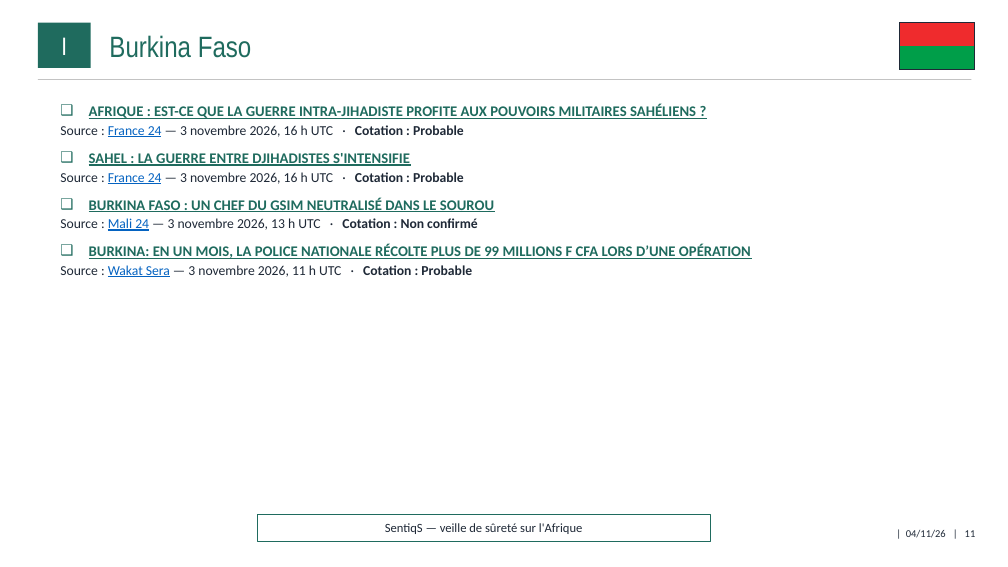
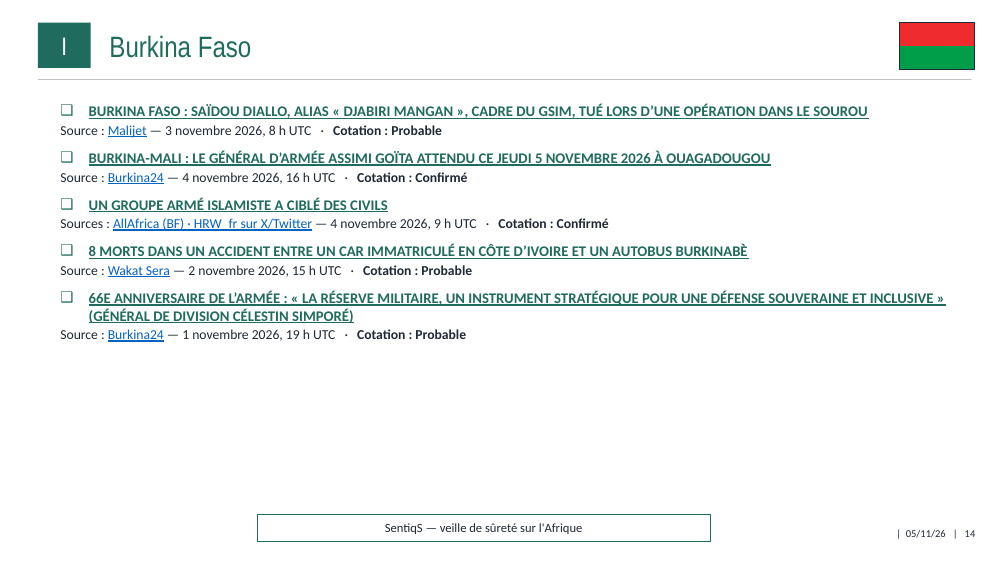
Before and after one commit to ytl1-ops/SentiqS, a slide deck: slide 14 of web/rapports/mensuel/2026-11.pptx (slide 11 before the commit). Drawn at 1008x567 pixels with LibreOffice and Linux fonts; fonts in the diff are those of the drawing. Boxes give left, top, right and bottom in pixels: in the first picture for what was removed or moved away, otherwise in the second. Text is boxed around its words. In the diff, an @@ line names an element or a change of style, - is before the commit and + after.

```diff
--- a/web/rapports/mensuel/2026-11.pptx
+++ b/web/rapports/mensuel/2026-11.pptx
@@ text at <box>60,104,934,342</box>: text changed @@
-❑ AFRIQUE : EST-CE QUE LA GUERRE INTRA-JIHADISTE PROFITE AUX POUVOIRS MILITAIRES SAHÉLIENS ?
-  ▪ Source : France 24 — 3 novembre 2026, 16 h UTC · Cotation : Probable
-❑ SAHEL : LA GUERRE ENTRE DJIHADISTES S'INTENSIFIE
-  ▪ Source : France 24 — 3 novembre 2026, 16 h UTC · Cotation : Probable
-❑ BURKINA FASO : UN CHEF DU GSIM NEUTRALISÉ DANS LE SOUROU
-  ▪ Source : Mali 24 — 3 novembre 2026, 13 h UTC · Cotation : Non confirmé
-❑ BURKINA: EN UN MOIS, LA POLICE NATIONALE RÉCOLTE PLUS DE 99 MILLIONS F CFA LORS D’UNE OPÉRATION
-  ▪ Source : Wakat Sera — 3 novembre 2026, 11 h UTC · Cotation : Probable
+❑ BURKINA FASO : SAÏDOU DIALLO, ALIAS « DJABIRI MANGAN », CADRE DU GSIM, TUÉ LORS D’UNE OPÉRATION DANS LE SOUROU
+  ▪ Source : Malijet — 3 novembre 2026, 8 h UTC · Cotation : Probable
+❑ BURKINA-MALI : LE GÉNÉRAL D’ARMÉE ASSIMI GOÏTA ATTENDU CE JEUDI 5 NOVEMBRE 2026 À OUAGADOUGOU
+  ▪ Source : Burkina24 — 4 novembre 2026, 16 h UTC · Cotation : Confirmé
+❑ UN GROUPE ARMÉ ISLAMISTE A CIBLÉ DES CIVILS
+  ▪ Sources : AllAfrica (BF) · HRW_fr sur X/Twitter — 4 novembre 2026, 9 h UTC · Cotation : Confirmé
+❑ 8 MORTS DANS UN ACCIDENT ENTRE UN CAR IMMATRICULÉ EN CÔTE D’IVOIRE ET UN AUTOBUS BURKINABÈ
+  ▪ Source : Wakat Sera — 2 novembre 2026, 15 h UTC · Cotation : Probable
+❑ 66E ANNIVERSAIRE DE L’ARMÉE : « LA RÉSERVE MILITAIRE, UN INSTRUMENT STRATÉGIQUE POUR UNE DÉFENSE SOUVERAINE ET INCLUSIVE » (GÉNÉRAL DE DIVISION CÉLESTIN SIMPORÉ)
+  ▪ Source : Burkina24 — 1 novembre 2026, 19 h UTC · Cotation : Probable
@@ text at <box>906,530,976,538</box>: text changed @@
-| 04/11/26 | 11
+| 05/11/26 | 14
```
Also in this commit, not shown: 32 other slides changed, 4 slides added, 9 other files.
